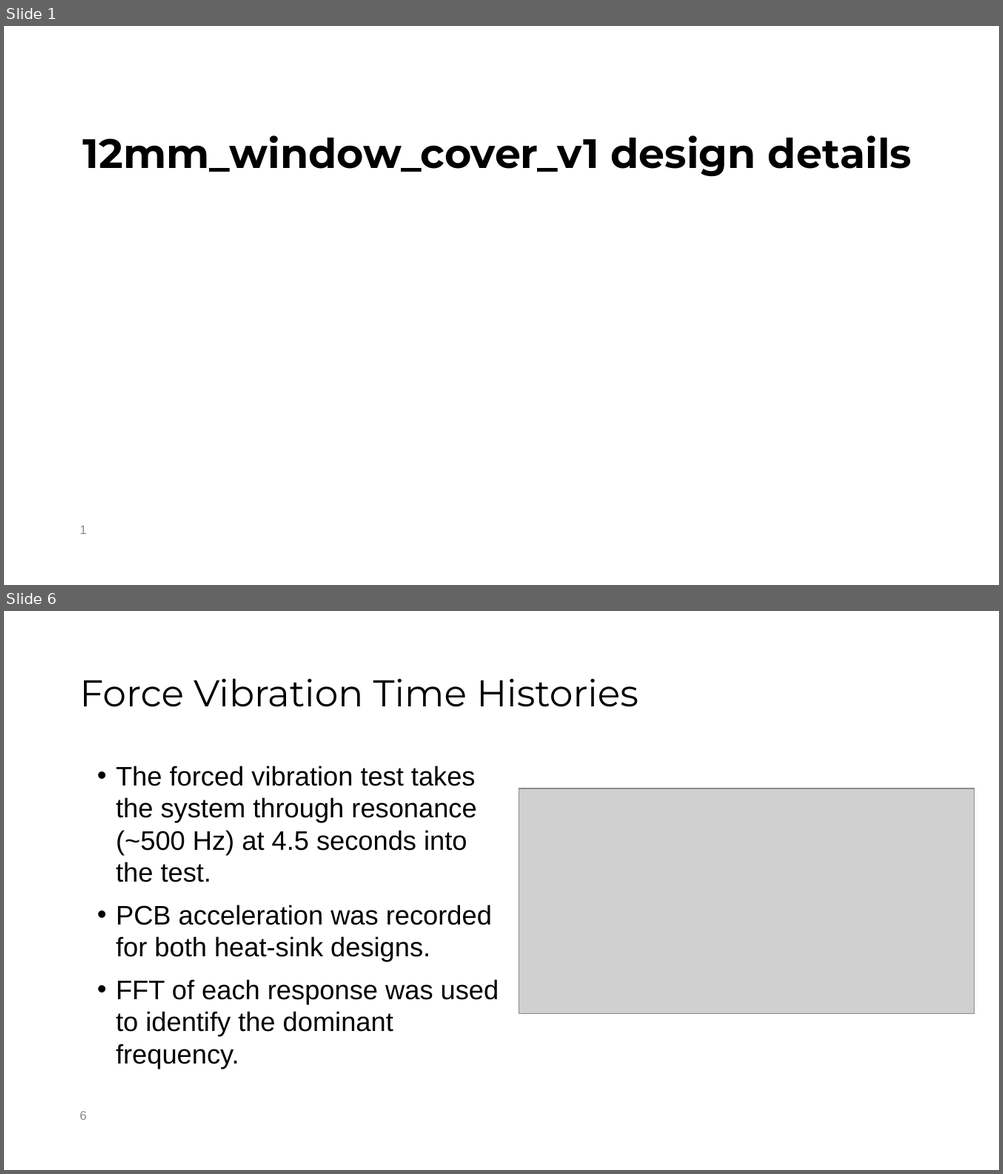
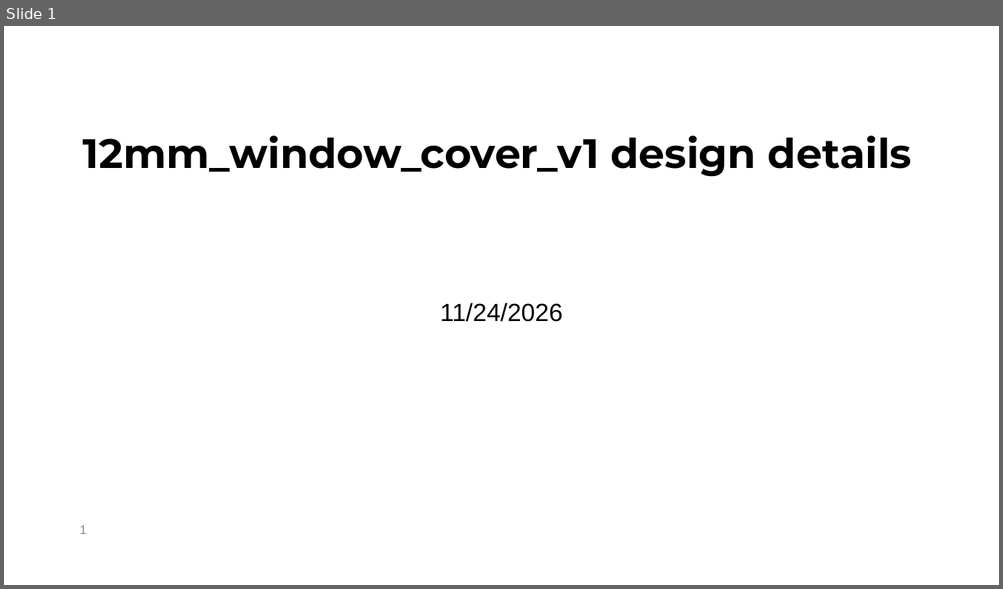
Before and after one commit to ARTS-Laboratory/LPBF-Observer, a slide deck: system_development/Damascus/V0.5.1/hardware development/Parts/12mm_window_cover_v1_details.pptx. Shown one above the other, each under a label of ours: slides 1 and 6 before the commit, slide 1 after it; the slides between them are not shown. The pictures are 1003x1174 and 1003x589 pixels, drawn with LibreOffice and Linux fonts; fonts in the diff are those of the drawing; grey boxes stand for pictures; background and template pictures are left out. Boxes give left, top, right and bottom in pixels: in the first picture for what was removed or moved away, otherwise in the second. Text is boxed around its words. In the diff, an @@ line names an element or a change of style, - is before the commit and + after.

```diff
--- a/system_development/Damascus/V0.5.1/hardware development/Parts/12mm_window_cover_v1_details.pptx
+++ b/system_development/Damascus/V0.5.1/hardware development/Parts/12mm_window_cover_v1_details.pptx
@@ slide 6 removed at (x1=4, y1=611, x2=999, y2=1170), background picture (left out) @@
@@ title removed at (x1=79, y1=678, x2=638, y2=707) @@
-Force Vibration Time Histories
@@ text removed at (x1=116, y1=766, x2=499, y2=1068) @@
-• The forced vibration test takes the system through resonance (~500 Hz) at 4.5 seconds into the test.
-• PCB acceleration was recorded for both heat-sink designs.
-• FFT of each response was used to identify the dominant frequency.
@@ picture removed at (x1=519, y1=789, x2=974, y2=1014) @@
@@ page number removed at (x1=79, y1=1111, x2=86, y2=1120) @@
-6
@@ slide 1 changed as well @@
@@ subtitle added at (x1=440, y1=303, x2=563, y2=322), 24 pt, text #000000 @@
+11/24/2026
```
Also in this commit, not shown: 2 slides added, 4 other slides removed.
